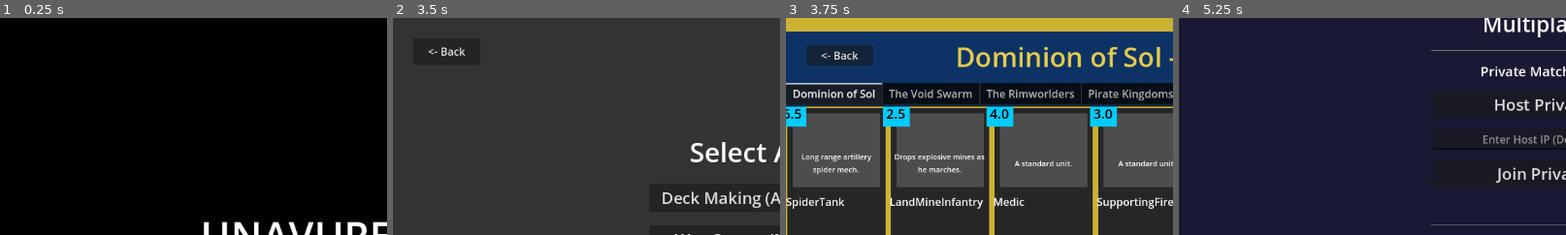
Above: before the commit, frames 1-4 (left to right).
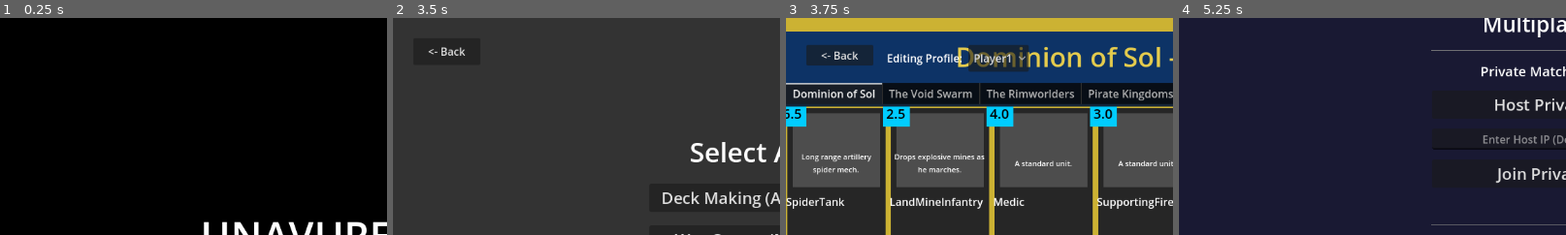
Above: after the commit, the same moments.

Repository: geoffbradford96/UBB_v6
Game: Godot game, scene res://Scenes/BootScreen.tscn
Two runs of this game, one before a commit and one after it. Both use one fixed random seed, a clock stepped at 60 frames per second and the inputs below.
Inputs (mouse positions are % of the whole screen's width and height, from its top left):
- Up to frame 1 (0.25 s): no input
- Up to frame 2 (3.5 s): tap Enter at 0.5 s; move the mouse to (72, 45) at 0.52 s; hold Right (ui_right) 0.53-1.25 s; tap 1 at 0.6 s; click (72, 45) at 0.67 s; click "Private Games (Host/All Unloc…" at 1.25 s; click (50, 28) at 2.02 s; type "12" at 2.1 s; click "Back to Main Menu" at 2.75 s
- Up to frame 3 (3.75 s): click "Deck Making (Army Gathering)" at 3.5 s
- Up to frame 4 (5.25 s): click "Save & Return to Hub" at 4.25 s; click "War Games (Matchmaking)" at 5 s
The pictures show only the part of the screen within x 0-50%, y 0-50%; the shares and areas given below are measured in that part.

Frames 1-2 are identical in both runs. In frame 3, 2.4% of the frame differs, in the area x 26-63%, y 12-25%; in frame 4, nothing differs.

Commit message:
Fix menu state synchronization, settings persistence, and navigation bugs
Co-authored-by: geoffbradford96 <333933239+geoffbradford96@users.noreply.github.com>

Diff:
--- a/Scripts/ArmyGathering.gd
+++ b/Scripts/ArmyGathering.gd
@@ -37,9 +37,11 @@
 			file_name = dir.get_next()
 
 func build_ui():
-	# Top Bar for Profile Selection
+	# Top Bar for Profile Selection placed at absolute top right/center without interfering with MainBody layout
 	var top_bar = HBoxContainer.new()
 	top_bar.custom_minimum_size = Vector2(0, 40)
+	top_bar.position = Vector2(150, 40)
+
 	var label = Label.new()
 	label.text = "Editing Profile: "
 	top_bar.add_child(label)
@@ -61,9 +63,7 @@
 	profile_dropdown.connect("item_selected", Callable(self, "_on_profile_selected"))
 	top_bar.add_child(profile_dropdown)
 
-	# Insert top bar at the very top of the scene (before MainBody if possible, or inside it)
 	add_child(top_bar)
-	move_child(top_bar, 0)
 
 	var left_panel = PanelContainer.new()
 	left_panel.size_flags_horizontal = Control.SIZE_EXPAND_FILL
--- a/Scripts/GameState.gd
+++ b/Scripts/GameState.gd
@@ -42,6 +42,17 @@
 	if cfg.load("user://settings.cfg") == OK:
 		corpse_max_count = cfg.get_value("gameplay", "corpse_max_count", 30)
 		corpse_duration = cfg.get_value("gameplay", "corpse_duration", 15.0)
+
+		var master_vol = cfg.get_value("audio", "master_volume", 1.0)
+		var db = linear_to_db(master_vol)
+		AudioServer.set_bus_volume_db(0, db)
+		AudioServer.set_bus_mute(0, master_vol <= 0.01)
+
+		var fs = cfg.get_value("video", "fullscreen", false)
+		if fs:
+			DisplayServer.window_set_mode(DisplayServer.WINDOW_MODE_FULLSCREEN)
+		else:
+			DisplayServer.window_set_mode(DisplayServer.WINDOW_MODE_WINDOWED)
 
 func register_corpse(corpse_node: Node3D):
 	if not is_instance_valid(corpse_node): return
--- a/Scripts/InGameUI.gd
+++ b/Scripts/InGameUI.gd
@@ -219,11 +219,21 @@
 	AudioServer.set_bus_volume_db(0, db)
 	AudioServer.set_bus_mute(0, val <= 0.01)
 
+	var cfg = ConfigFile.new()
+	cfg.load("user://settings.cfg")
+	cfg.set_value("audio", "master_volume", val)
+	cfg.save("user://settings.cfg")
+
 func _on_pause_fs_toggled(toggled_on: bool):
 	if toggled_on:
 		DisplayServer.window_set_mode(DisplayServer.WINDOW_MODE_FULLSCREEN)
 	else:
 		DisplayServer.window_set_mode(DisplayServer.WINDOW_MODE_WINDOWED)
+
+	var cfg = ConfigFile.new()
+	cfg.load("user://settings.cfg")
+	cfg.set_value("video", "fullscreen", toggled_on)
+	cfg.save("user://settings.cfg")
 
 func _on_confirm_surrender():
 	if pause_overlay: pause_overlay.visible = false
--- a/Scripts/MainMenu.gd
+++ b/Scripts/MainMenu.gd
@@ -19,3 +19,7 @@
 
 func _on_quit_pressed():
 	get_tree().quit()
+
+func _unhandled_input(event):
+	if event.is_action_pressed("ui_cancel"):
+		_on_quit_pressed()
--- a/Scripts/MatchSetup.gd
+++ b/Scripts/MatchSetup.gd
@@ -44,13 +44,46 @@
 	timer_option.add_item("55 Minutes")  # 11
 	timer_option.add_item("60 Minutes")  # 12
 	timer_option.select(2) # Default 10 min
-	_update_players_dropdown(0)
+	# Sync dropdowns with GameState
+	if GameState.current_mode == "AI_VS_AI":
+		role_option.select(1)
+	else:
+		role_option.select(0)
 
-	GameState.ai_difficulty = "MEDIUM"
-	GameState.game_mode = "DESTROY_BASE"
-	GameState.map_selected = "Arena.tscn"
-	GameState.match_player_count = 2
-	GameState.sudden_death_timer = 600.0
+	var initial_map_idx = 0
+	if GameState.map_selected == "Arena_4P.tscn":
+		initial_map_idx = 1
+	elif GameState.map_selected == "Arena_6P.tscn":
+		initial_map_idx = 2
+	map_option.select(initial_map_idx)
+
+	if GameState.map_biome == "SUNNY_PLAINS":
+		biome_option.select(0)
+	elif GameState.map_biome == "SCORCHING_DUNES":
+		biome_option.select(1)
+	else:
+		biome_option.select(2)
+
+	if GameState.game_mode == "KOTH":
+		mode_option.select(1)
+	else:
+		mode_option.select(0)
+
+	if GameState.ai_difficulty == "EASY":
+		diff_option.select(0)
+	elif GameState.ai_difficulty == "HARD":
+		diff_option.select(2)
+	else:
+		diff_option.select(1)
+
+	var time_inv = {150.0: 0, 300.0: 1, 600.0: 2, 900.0: 3, 1200.0: 4, 1500.0: 5, 1800.0: 6, 2100.0: 7, 2400.0: 8, 2700.0: 9, 3000.0: 10, 3300.0: 11, 3600.0: 12}
+	timer_option.select(time_inv.get(GameState.sudden_death_timer, 2))
+
+	_update_players_dropdown(initial_map_idx)
+	if initial_map_idx == 1:
+		var p_idx = max(0, GameState.match_player_count - 2)
+		if p_idx < players_option.item_count:
+			players_option.select(p_idx)
 
 func _update_players_dropdown(map_index: int):
 	players_option.clear()
--- a/Scripts/MultiplayerMenu.gd
+++ b/Scripts/MultiplayerMenu.gd
@@ -103,6 +103,8 @@
 
 func _on_back_pressed():
 	GameState.disconnect_multiplayer()
+	if status_label:
+		status_label.text = ""
 	get_tree().change_scene_to_file("res://Scenes/ModeHub.tscn")
 
 func _on_ip_input_text_submitted(_new_text: String):
--- a/Scripts/SettingsMenu.gd
+++ b/Scripts/SettingsMenu.gd
@@ -24,7 +24,13 @@
 	for res in resolutions:
 		resolution_option.add_item(str(res.x) + " x " + str(res.y))
 
-	# Set current resolution in dropdown
+	# Populate Corpse Dropdowns
+	for lbl in corpse_limit_labels:
+		corpse_limit_dropdown.add_item(lbl)
+	for lbl in corpse_duration_labels:
+		corpse_duration_dropdown.add_item(lbl)
+
+	# Set current resolution default in dropdown
 	var current_size = DisplayServer.window_get_size()
 	var closest_idx = 0
 	var min_diff = 999999
@@ -35,18 +41,12 @@
 			closest_idx = i
 	resolution_option.select(closest_idx)
 
-	# Set current fullscreen state
+	# Set current fullscreen state default
 	fullscreen_check.button_pressed = DisplayServer.window_get_mode() == DisplayServer.WINDOW_MODE_FULLSCREEN
 
-	# Set current volume
+	# Set current volume default
 	var db = AudioServer.get_bus_volume_db(0) # Master bus
 	volume_slider.value = db_to_linear(db)
-
-	# Populate Corpse Dropdowns
-	for lbl in corpse_limit_labels:
-		corpse_limit_dropdown.add_item(lbl)
-	for lbl in corpse_duration_labels:
-		corpse_duration_dropdown.add_item(lbl)
 
 	var lim_idx = corpse_limits.find(GameState.corpse_max_count)
 	corpse_limit_dropdown.select(lim_idx if lim_idx != -1 else 1)
